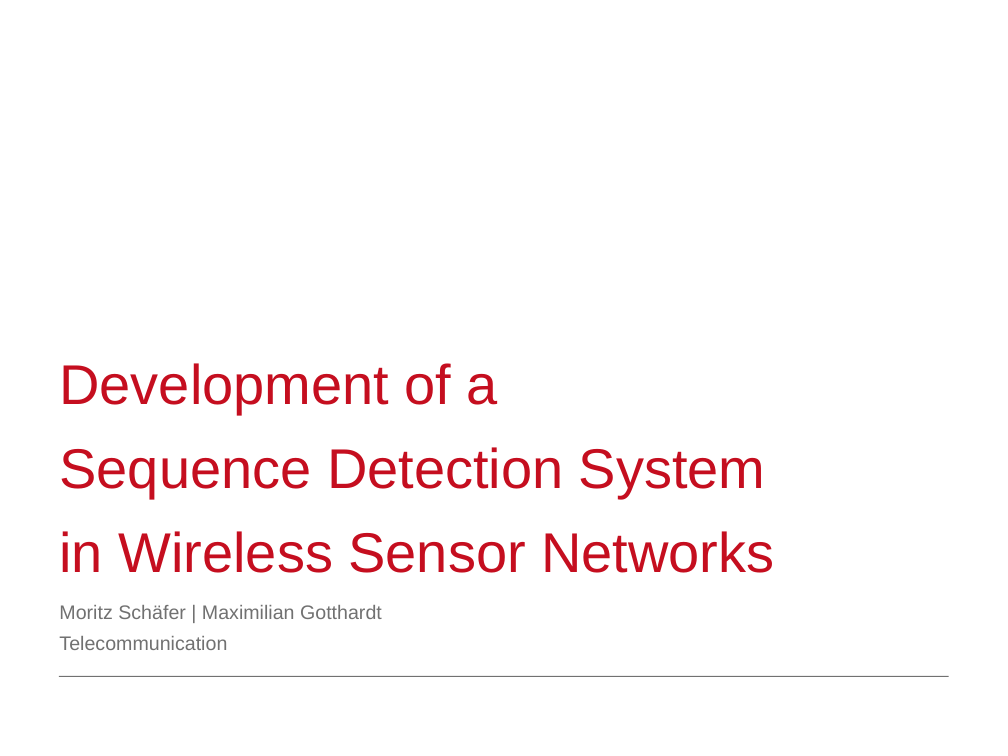
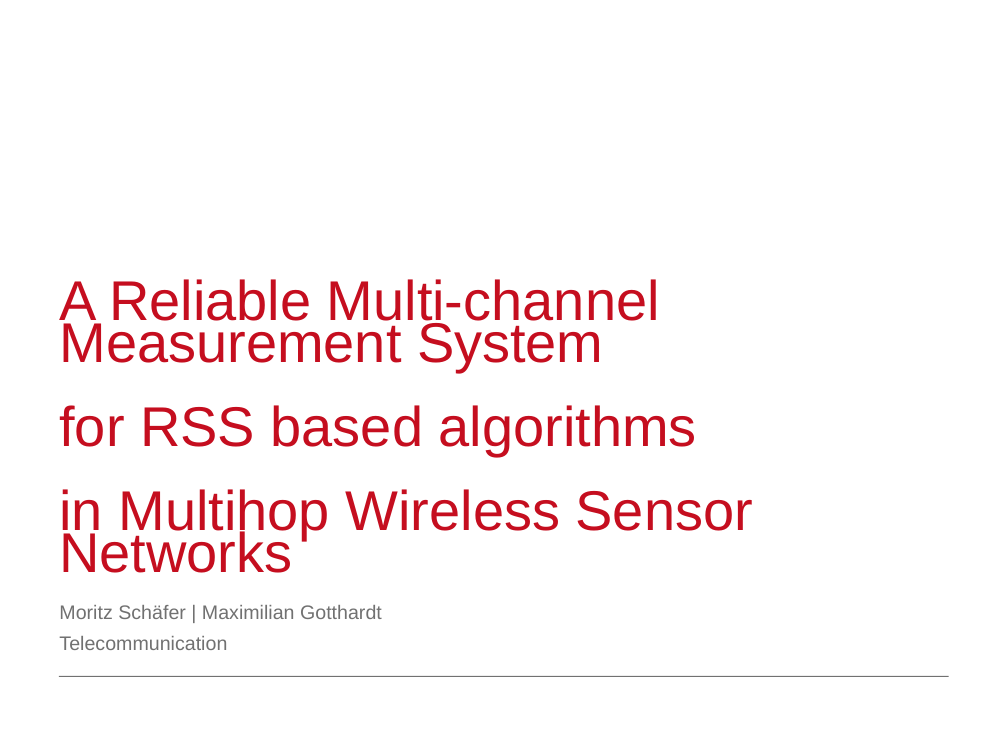
Before and after one commit to moritzschaefer/SensorSequence, a slide deck: slide 1 of docs/MeilensteinNrOne.odp. Drawn at 1008x756 pixels with LibreOffice and Linux fonts; fonts in the diff are those of the drawing; background and template pictures are left out. Boxes give left, top, right and bottom in pixels: in the first picture for what was removed or moved away, otherwise in the second. Text is boxed around its words. In the diff, an @@ line names an element or a change of style, - is before the commit and + after.

```diff
--- a/docs/MeilensteinNrOne.odp
+++ b/docs/MeilensteinNrOne.odp
@@ title at (59, 279, 753, 573): text changed @@
-Development of a
-Sequence Detection System
-in Wireless Sensor Networks
+A Reliable Multi-channel
+Measurement System
+for RSS based algorithms
+in Multihop Wireless Sensor Networks
```
Also in this commit, not shown: 2 other slides changed, 3 other files.
